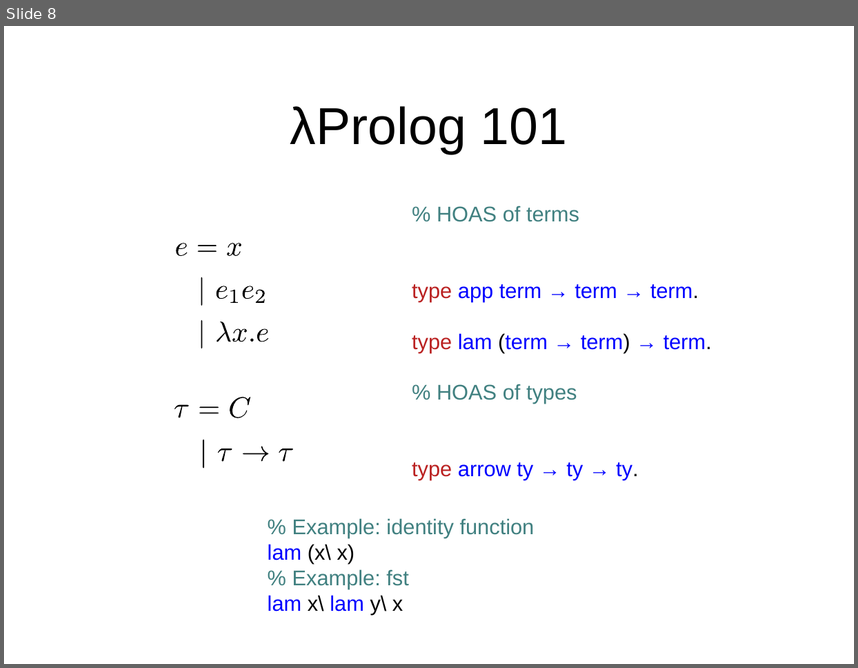
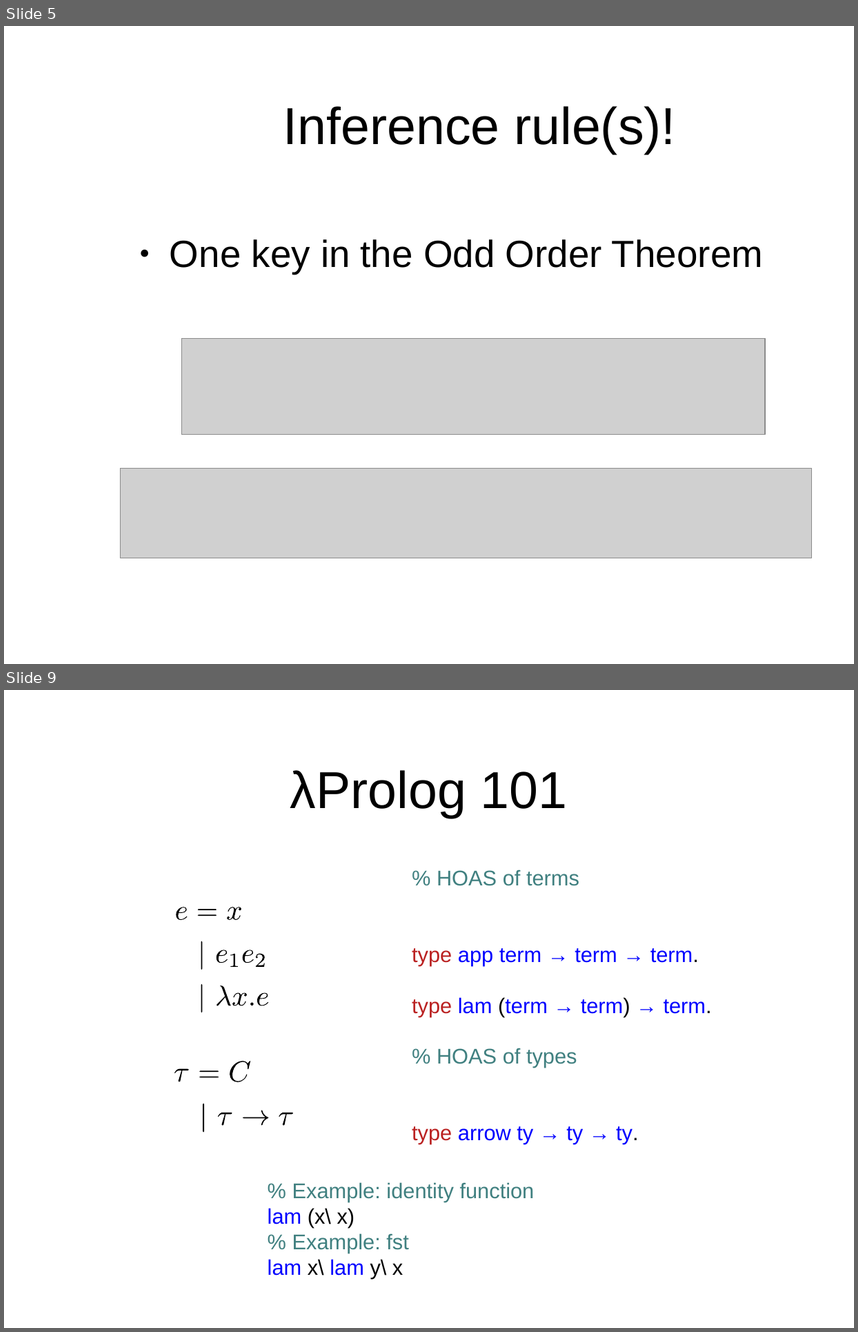
Before and after one commit to gares/demo-nantes-20-12-2023, a slide deck: slides.odp. Shown one above the other, each under a label of ours: slide 8 before the commit, slides 5 and 9 after it; the slides between them are not shown. The pictures are 858x668 and 858x1332 pixels, drawn with LibreOffice and Linux fonts; fonts in the diff are those of the drawing; grey boxes stand for pictures; background and template pictures are left out. Boxes give left, top, right and bottom in pixels: in the first picture for what was removed or moved away, otherwise in the second. Text is boxed around its words. In the diff, an @@ line names an element or a change of style, - is before the commit and + after.

```diff
--- a/slides.odp
+++ b/slides.odp
@@ slide 5 added at box(4, 26, 854, 664), background #FFFFFF @@
@@ title added at box(283, 106, 675, 154), 44 pt, text #000000 @@
+Inference rule(s)!
@@ text added at box(170, 239, 763, 274), 32 pt, text #000000 @@
+● One key in the Odd Order Theorem
@@ picture added at box(181, 339, 765, 434) @@
@@ picture added at box(120, 468, 811, 557) @@
@@ what was slide 8 is now slide 9 @@
```
Also in this commit, not shown: 6 slides changed, 11 other slides added, 15 slides removed, 1 other file.
